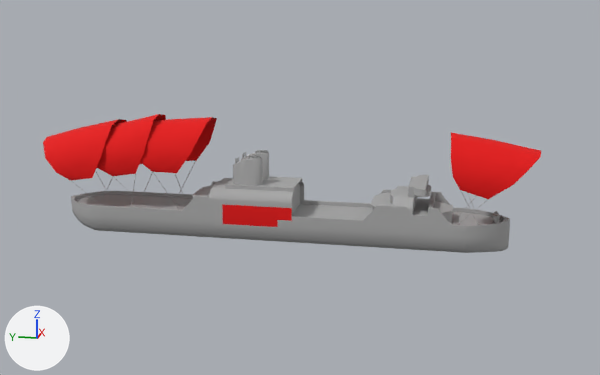
A saved change to the FBX model Skyrates/Assets/Resources/Meshes/Ship/merchant_ship_3.FBX.
Camera for both pictures: a 50 mm lens placed at (-37.5, -8.5, 11.0), pointed at (0.1, -0.9, 1.6). The lights are fixed; the arrows at lower left show +X, +Y and +Z. Where no turn or scale is listed for an object, it has been applied to the vertices.

The scene before the commit, as lines of its bpy script (objects in view):
```python
mat_lambert1 = principled_material('lambert1')
mat_lambert1.base_color = (0.4, 0.4, 0.4)  # grey #aaaaaa
mat_lambert1.roughness = 0.896
mat_lambert2 = principled_material('lambert2')
mat_lambert2.base_color = (0.8, 0.0, 0.0)  # red #e70000
mat_lambert2.roughness = 0.896
me_mesh = bpy.data.meshes.new('Mesh')
me_mesh.from_pydata(...)  # 2320 vertices, 4195 faces; spans x -1.7..1.7, y -11.8..11.8, z -0.8..4.9
# faces by material slot: [2763, 288, 754, 390]
me_mesh.materials.append(mat_lambert1)  # grey #aaaaaa
me_mesh.materials.append(mat_lambert6)  # grey #aaaaaa
me_mesh.materials.append(mat_lambert5)  # grey #aaaaaa
me_mesh.materials.append(mat_lambert2)  # red #e70000
ob_box027 = bpy.data.objects.new('Box027', me_mesh)
ob_box027.location = (0.0, 0.0, 0.0)
```
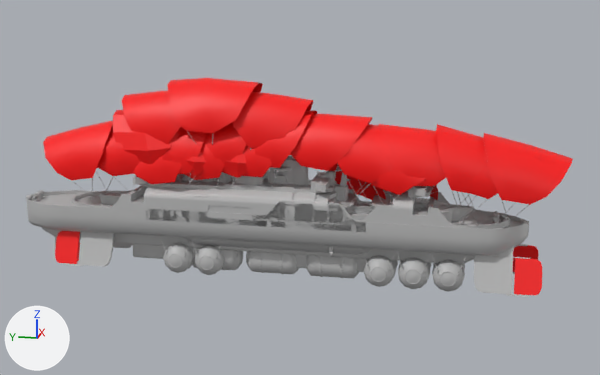
Where the newer file only moved an object's origin or applied its transform, the numbers keep the older frame.

Where the change shows, as pixel boxes (x1, y1, x2, y2) in the pictures (600 x 375 px):
'merchant_ship_5', added
    after: (26, 78, 573, 297)
    faces in mat_lambert1 (grey #bcbcbc): (26, 131, 530, 297)
    faces in mat_lambert2 (red #ff0000): (77, 78, 573, 295)
'Box027', recoloured, surface changed, reshaped (11% taller)
    before: (43, 114, 541, 253)
    after: (43, 121, 540, 275)
'merchant_ship_4', added
    after: (133, 144, 426, 279)
    faces in mat_lambert1 (grey #bcbcbc): (146, 171, 400, 279)
    faces in mat_lambert2 (red #ff0000): (133, 144, 426, 195)
'navy_ship_3', added (red)
    after: (168, 110, 427, 214)
    faces in mat_lambert2 (red #ff0000): (168, 110, 393, 183)
    faces in mat_lambert1 (grey #bcbcbc): (175, 167, 427, 214)
'navy_ship_1', added
    after: (99, 110, 474, 255)
    faces in mat_lambert2 (red #ff0000): (113, 110, 438, 201)
    faces in mat_lambert1 (grey #bcbcbc): (99, 167, 474, 255)
'navy_ship_2', added (red)
    after: (220, 114, 372, 210)
    faces in mat_lambert2 (red #ff0000): (222, 114, 372, 178)
    faces in mat_lambert1 (grey #bcbcbc): (220, 163, 372, 210)
part 1 of me_mesh, built on
    before: (43, 116, 527, 250)
    after: (43, 125, 510, 275)

Diff of the bpy script that builds the scene:
```diff
--- a/Skyrates/Assets/Resources/Meshes/Ship/merchant_ship_3.FBX.py
+++ b/Skyrates/Assets/Resources/Meshes/Ship/merchant_ship_3.FBX.py
@@ mat_lambert1 @@
 mat_lambert1 = principled_material('lambert1')
-mat_lambert1.base_color = (0.4, 0.4, 0.4)  # grey #aaaaaa
-mat_lambert1.roughness = 0.896
+mat_lambert1.base_color = (0.5, 0.5, 0.5)  # grey #bcbcbc
@@ mat_lambert2 @@
 mat_lambert2 = principled_material('lambert2')
-mat_lambert2.base_color = (0.8, 0.0, 0.0)  # red #e70000
-mat_lambert2.roughness = 0.896
+mat_lambert2.base_color = (1.0, 0.0, 0.0)  # red #ff0000
@@ me_mesh @@
 # used by ob_box027; location = (0.0, 0.0, 0.0)
-me_mesh.from_pydata(...)  # 2320 vertices, 4195 faces; spans x -1.7..1.7, y -11.8..11.8, z -0.8..4.9
+me_mesh.from_pydata(...)  # 3222 vertices, 3073 faces; spans x -1.6..1.7, y -11.8..11.8, z -2.7..4.9
+# me_mesh part 1: 63 vertices moved from x -1.5..1.2, y -10.2..8.3, z -0.8..3.2 to x -1.4..1.1, y -10.2..8.3, z -0.8..3.2; 711 vertices removed from x -1.7..1.6, y -11.2..11.7, z -0.8..4.1; 1613 vertices added at x -1.6..1.7, y -11.2..11.7, z -2.7..4.1
 me_mesh.materials.append(mat_lambert1)
-me_mesh.materials.append(mat_lambert6)  # grey #aaaaaa
-me_mesh.materials.append(mat_lambert5)  # grey #aaaaaa
 me_mesh.materials.append(mat_lambert2)
@@ me_mesh_004 @@
+me_mesh_004.from_pydata(...)  # 3725 vertices, 3527 faces; spans x -1.7..1.7, y -9.0..9.0, z -3.3..3.3
+# faces by material slot: [3419, 108]
+me_mesh_004.materials.append(mat_lambert1)  # grey #bcbcbc
+me_mesh_004.materials.append(mat_lambert2)  # red #ff0000
@@ me_mesh_001 @@
+me_mesh_001.from_pydata(...)  # 1686 vertices, 1592 faces; spans x -1.65..1.65, y -5.65..5.65, z -0.78..5.17
+# faces by material slot: [1528, 64]
+me_mesh_001.materials.append(mat_lambert1)  # grey #bcbcbc
+me_mesh_001.materials.append(mat_lambert2)  # red #ff0000
@@ me_mesh_002 @@
+me_mesh_002.from_pydata(...)  # 3232 vertices, 3024 faces; spans x -1.66..1.66, y -6.91..6.91, z -0.78..5.4
+# faces by material slot: [2896, 128]
+me_mesh_002.materials.append(mat_lambert1)  # grey #bcbcbc
+me_mesh_002.materials.append(mat_lambert2)  # red #ff0000
@@ me_mesh_1 @@
+me_mesh_1.from_pydata(...)  # 2651 vertices, 2516 faces; spans x -1.7..1.7, y -8.0..8.0, z -2.7..4.9
+# faces by material slot: [2364, 152]
+me_mesh_1.materials.append(mat_lambert1)  # grey #bcbcbc
+me_mesh_1.materials.append(mat_lambert2)  # red #ff0000
@@ me_mesh_003 @@
+me_mesh_003.from_pydata(...)  # 3572 vertices, 3407 faces; spans x -207.0..201.0, y -1383.0..1383.0, z -298.0..703.0
+# faces by material slot: [3159, 248]
+me_mesh_003.materials.append(mat_lambert1)  # grey #bcbcbc
+me_mesh_003.materials.append(mat_lambert2)  # red #ff0000
@@ ob_navy_ship_1 @@
+ob_navy_ship_1 = bpy.data.objects.new('navy_ship_1', me_mesh_004)
+ob_navy_ship_1.location = (0.0, 0.0, 1.82)
@@ ob_navy_ship_2 @@
+ob_navy_ship_2 = bpy.data.objects.new('navy_ship_2', me_mesh_001)
+ob_navy_ship_2.location = (0.0, 0.0, 0.0)
@@ ob_navy_ship_3 @@
+ob_navy_ship_3 = bpy.data.objects.new('navy_ship_3', me_mesh_002)
+ob_navy_ship_3.location = (0.0, 0.0, 0.0)
@@ ob_merchant_ship_4 @@
+ob_merchant_ship_4 = bpy.data.objects.new('merchant_ship_4', me_mesh_1)
+ob_merchant_ship_4.location = (0.0, 0.0, 0.0)
@@ ob_merchant_ship_5 @@
+ob_merchant_ship_5 = bpy.data.objects.new('merchant_ship_5', me_mesh_003)
+ob_merchant_ship_5.location = (0.0, 0.0, 0.0)
+ob_merchant_ship_5.rotation_euler = (-3.142, 0.0, 0.0)  # degrees (-180, 0, 0)
+ob_merchant_ship_5.scale = (-0.00954, -0.00954, -0.00954)
```
